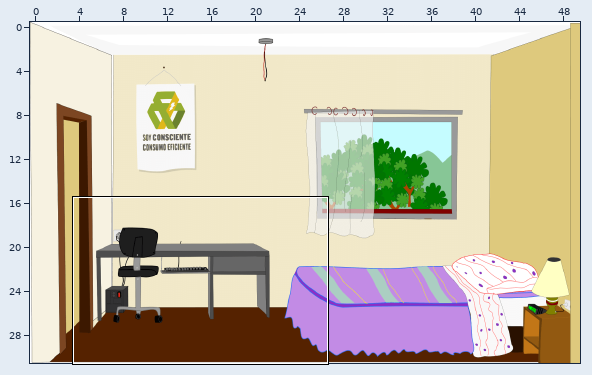
A Tiled map gets an edit: data/escena_05/escena_05.tmx. Above: a wide view before the commit, with the close-up outlined.
Close-up. Before:
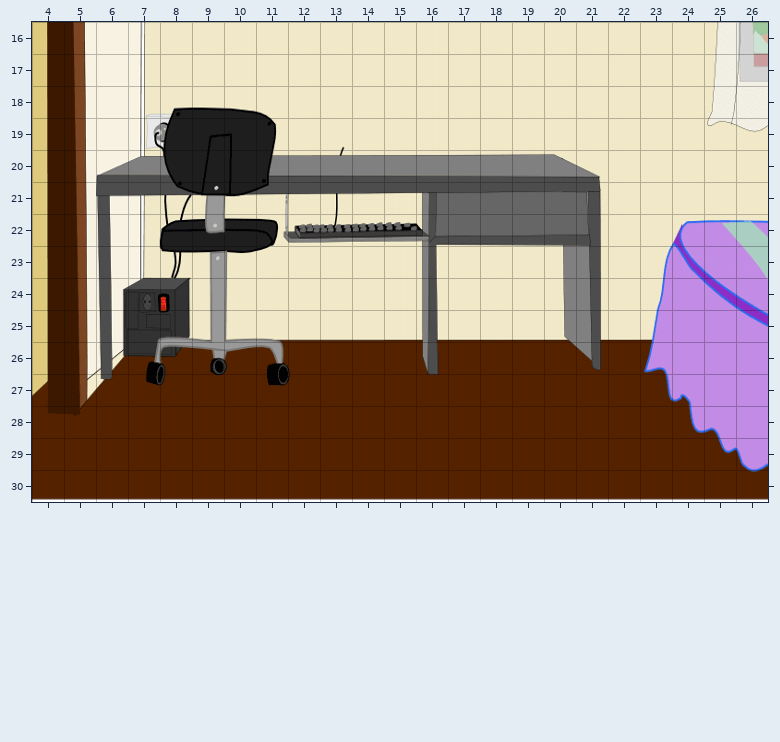
Cells are 32x32 px. Shown: x 4..26, y 16..30.
The result:
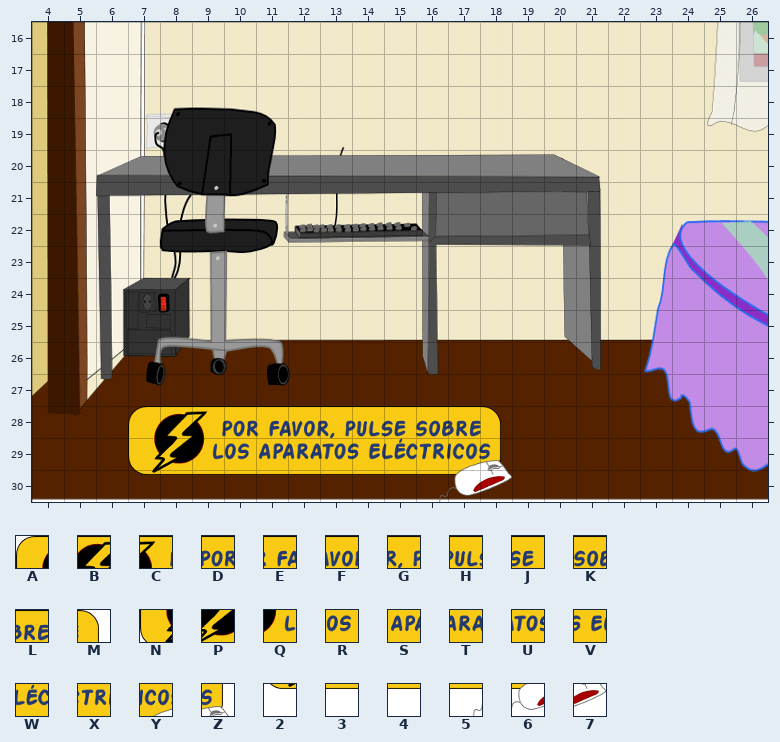
Key: from "mensaje": A 0, B 1, C 2, D 3, E 4, F 5, G 6, H 7, J 8, K 9, L 10, M 11, N 12, P 13, Q 14, R 15, S 16, T 17, U 18, V 19, W 20, X 21, Y 22, Z 23, 2 24, 3 25, 4 26, 5 33, 6 34, 7 35.
_ is an empty cell.
Commit: terminandpo escenas
Changes in this commit:
{"where": "layer \"foreground_e05\""}
{"y":28,"x":7,"old":"____________","new":"ABCDEFGHJKLM"}
{"y":29,"x":7,"old":"____________","new":"NPQRSTUVWXYZ"}
{"y":30,"x":7,"old":"____________","new":"234444444567"}
{"label":"added","picture_box":[128,406,512,502]}
